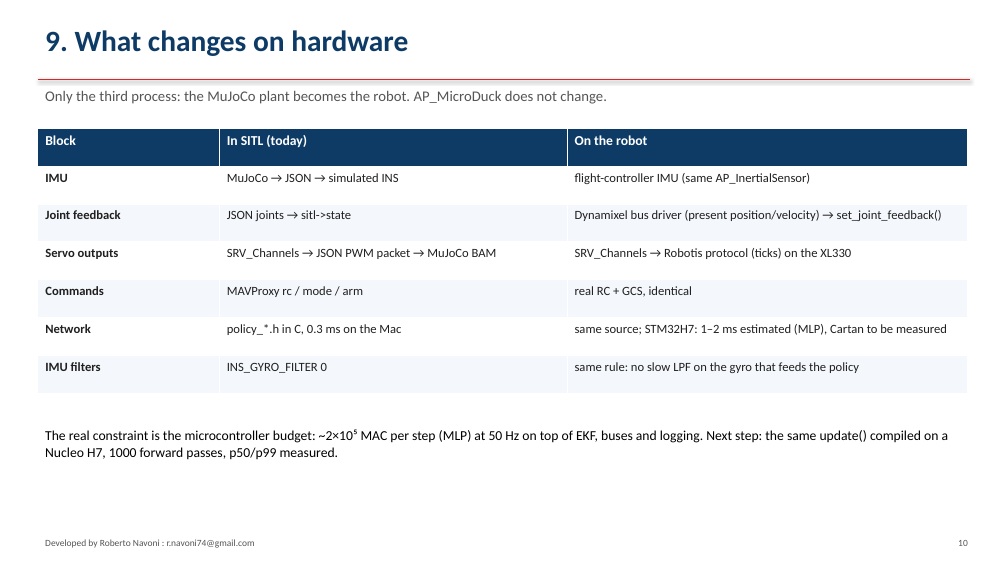
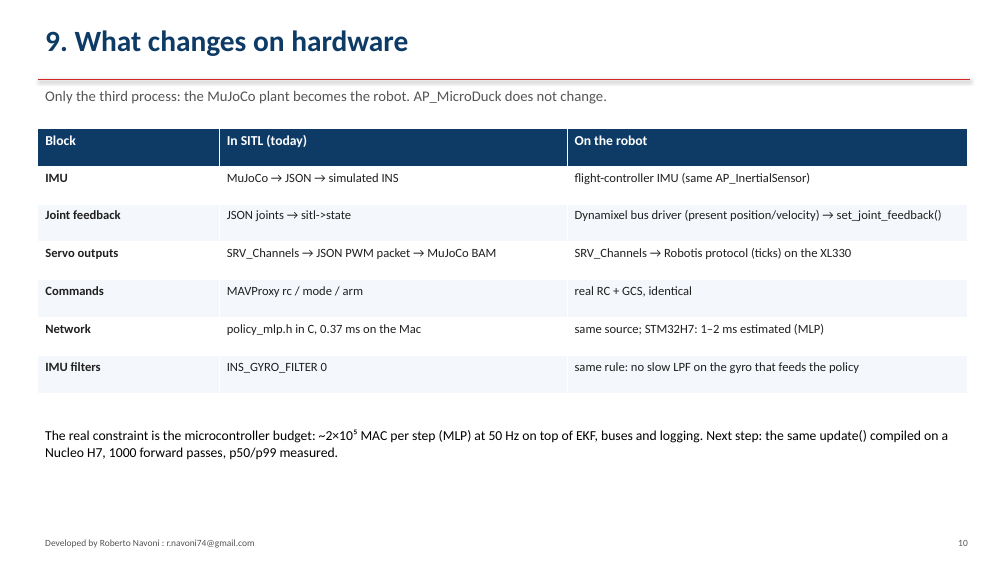
Before and after one commit to virtualrobotix/Arudpilot-Neural-Mixer, a slide deck: slide 10 of docs/architecture-integration.pptx. Drawn at 1008x567 pixels with LibreOffice and Linux fonts; fonts in the diff are those of the drawing. Boxes give left, top, right and bottom in pixels: in the first picture for what was removed or moved away, otherwise in the second. Text is boxed around its words. In the diff, an @@ line names an element or a change of style, - is before the commit and + after.

```diff
--- a/docs/architecture-integration.pptx
+++ b/docs/architecture-integration.pptx
@@ table at (x1=38, y1=129, x2=968, y2=393) @@
-row 6, column 2: policy_*.h in C, 0.3 ms on the Mac
+row 6, column 2: policy_mlp.h in C, 0.37 ms on the Mac
-row 6, column 3: same source; STM32H7: 1–2 ms estimated (MLP), Cartan to be measured
+row 6, column 3: same source; STM32H7: 1–2 ms estimated (MLP)
```
Also in this commit, not shown: 6 other slides changed, 8 other files.
